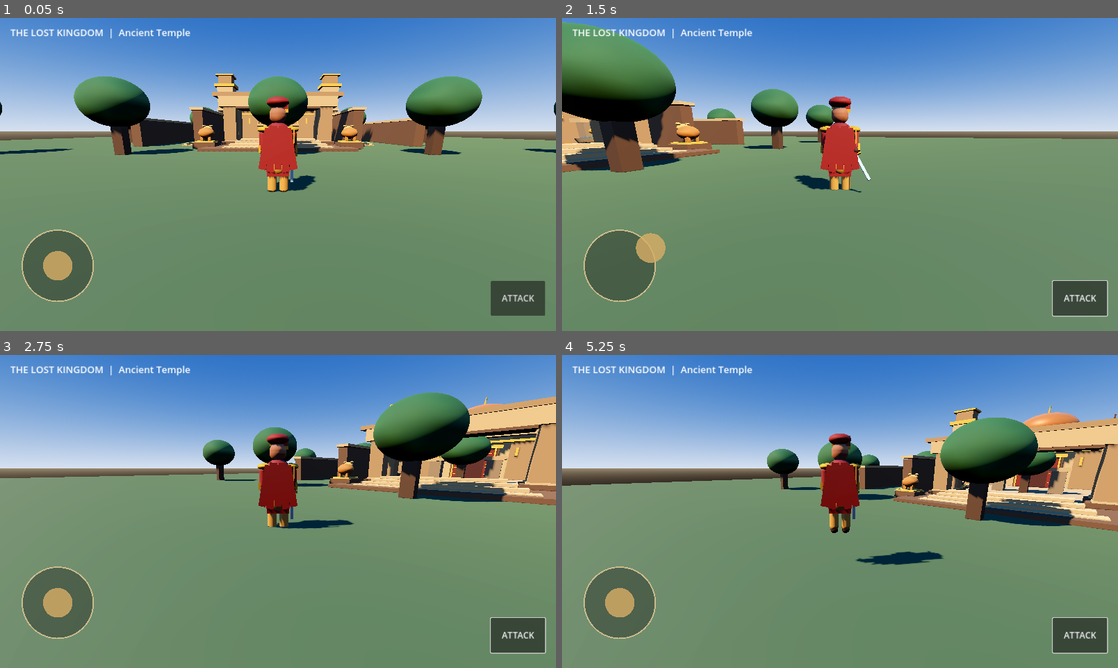
Above: before the commit, frames 1-4 (two rows, left to right).
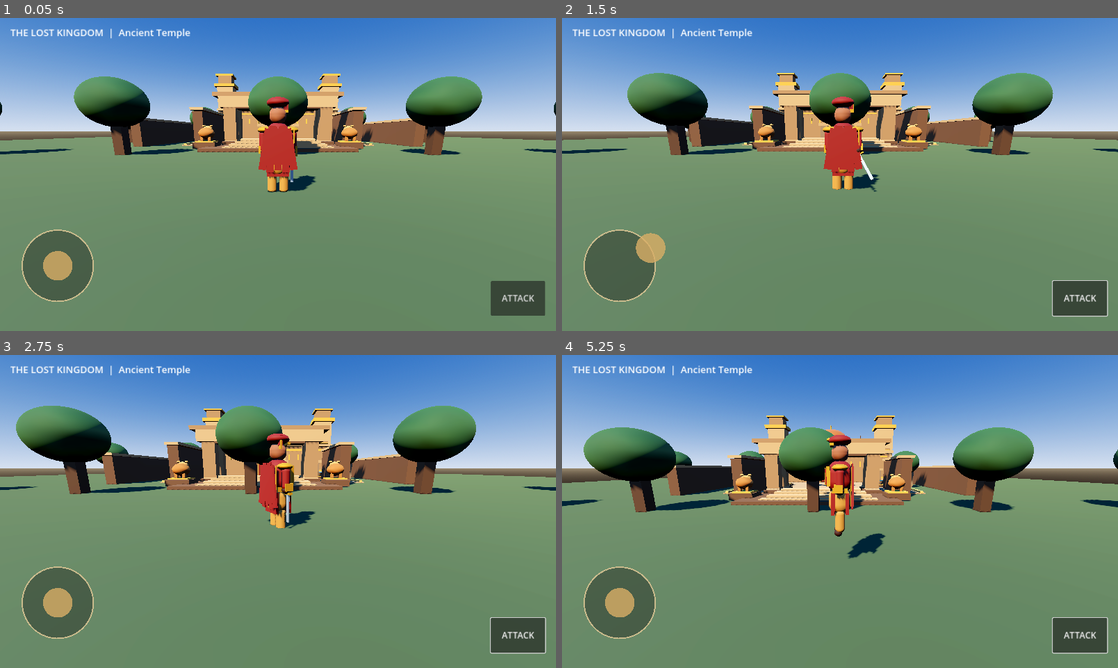
Above: after the commit, the same moments.

Repository: pmp50692-ship-it/the-lost-kingdom
Game: Godot game, scene res://scenes/main.tscn
Same seed, same stepped clock (60 frames per second), same inputs: the game is played once before the commit and once after it.
Inputs (mouse positions are in pixels of both pictures, inside the frame that each line leads up to):
- Up to frame 1 (0.05 s): no input
- Up to frame 2 (1.5 s): click "ATTACK" at 0.5 s; tap Enter at 1.25 s; drag from (617, 265) to (895, 105) at 1.27 s
- Up to frame 3 (2.75 s): drag from (166, 527) to (250, 574) at 2.02 s
- Up to frame 4 (5.25 s): tap Space (jump) at 2.75, 4.52 s; move the mouse to (895, 442) at 2.77 s; hold D (move_right) 2.78-3.5 s; drag from (812, 574) to (673, 464) at 3.52 s; tap Enter at 4.25 s; move the mouse to (1006, 558) at 4.27 s; hold A (move_left) 4.28-5 s; drag from (673, 464) to (756, 433) at 5.02 s

The runs differ from the first frame. In frame 1, 0.4% of the frame differs, in the area x 0-100%, y 18-56%; in frame 2, 21%; in frame 3, 22%; in frame 4, 23%, in the area x 0-100%, y 16-68%.

Commit message:
Fix joystick movement by decoupling camera rotation from player yaw

Diff:
--- a/scripts/player.gd
+++ b/scripts/player.gd
@@ -163,6 +163,9 @@
     camera_pivot = Node3D.new()
     camera_pivot.position = Vector3(0, 1.55, 0)
     add_child(camera_pivot)
+    # Keep camera yaw independent from the warrior so movement input cannot rotate in circles.
+    camera_pivot.top_level = true
+    camera_pivot.global_position = global_position + Vector3(0, 1.55, 0)
     var spring := SpringArm3D.new()
     spring.spring_length = 5.5
     spring.margin = 0.2
@@ -196,6 +199,8 @@
             cape.rotation.z = lerpf(cape.rotation.z, 0.0, delta * 3.0)
 
 func _physics_process(delta: float) -> void:
+    if is_instance_valid(camera_pivot):
+        camera_pivot.global_position = global_position + Vector3(0, 1.55, 0)
     attack_cooldown = maxf(0.0, attack_cooldown - delta)
     if not is_on_floor():
         velocity.y -= gravity * delta
@@ -217,7 +222,8 @@
     if direction.length() > 0.05:
         velocity.x = direction.x * move_speed
         velocity.z = direction.z * move_speed
-        look_at(global_position + direction, Vector3.UP)
+        var target_yaw := atan2(-direction.x, -direction.z)
+        rotation.y = rotate_toward(rotation.y, target_yaw, 8.0 * delta)
     else:
         velocity.x = move_toward(velocity.x, 0.0, move_speed * 5.0 * delta)
         velocity.z = move_toward(velocity.z, 0.0, move_speed * 5.0 * delta)
